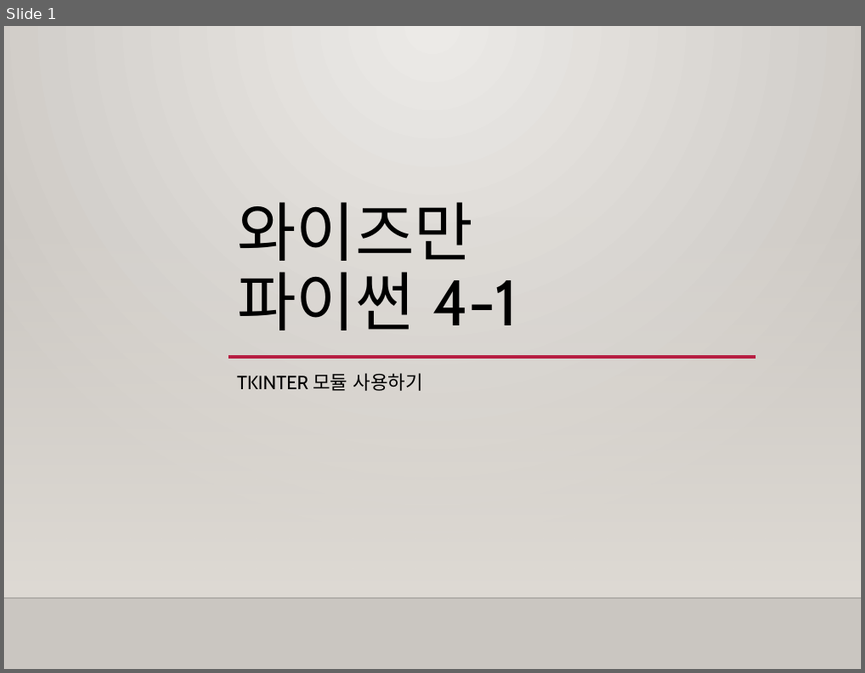
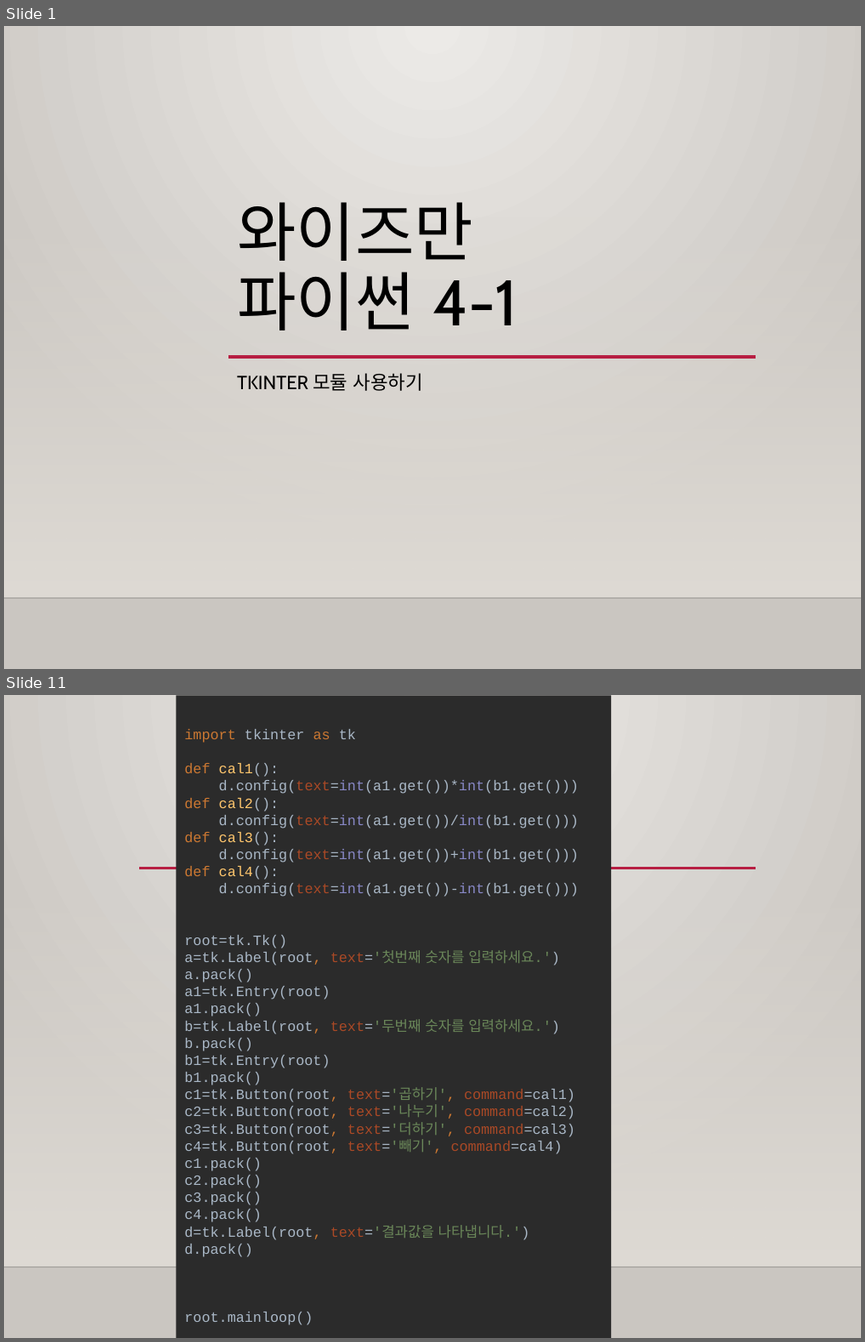
Before and after one commit to freshmea/weizman_python_class, a slide deck: textbook/파이썬4-1교시.pptx. Shown one above the other, each under a label of ours: slide 1 before the commit, slides 1 and 11 after it; the slides between them are not shown. The pictures are 865x673 and 865x1342 pixels, drawn with LibreOffice and Linux fonts; fonts in the diff are those of the drawing; background and template pictures are left out. Boxes give left, top, right and bottom in pixels: in the first picture for what was removed or moved away, otherwise in the second. Text is boxed around its words. In the diff, an @@ line names an element or a change of style, - is before the commit and + after.

```diff
--- a/textbook/파이썬4-1교시.pptx
+++ b/textbook/파이썬4-1교시.pptx
@@ slide 11 added at box(4, 695, 861, 1338), background gradient #ECEAE7 to #CAC7C1; not listed: 2 template elements that a slide beside it also shows @@
@@ rectangle added at box(177, 695, 612, 1338), fill #2B2B2B, 12 pt, text #A9B7C6 @@
+import tkinter as tk
+def cal1():
+d.config(text=int(a1.get())*int(b1.get()))
+def cal2():
+d.config(text=int(a1.get())/int(b1.get()))
+def cal3():
+d.config(text=int(a1.get())+int(b1.get()))
+def cal4():
+d.config(text=int(a1.get())-int(b1.get()))
+root=tk.Tk()
+a=tk.Label(root, text='첫번째 숫자를 입력하세요.')
+a.pack()
+a1=tk.Entry(root)
+a1.pack()
+b=tk.Label(root, text='두번째 숫자를 입력하세요.')
+b.pack()
+b1=tk.Entry(root)
+b1.pack()
+c1=tk.Button(root, text='곱하기', command=cal1)
+c2=tk.Button(root, text='나누기', command=cal2)
+c3=tk.Button(root, text='더하기', command=cal3)
+c4=tk.Button(root, text='빼기', command=cal4)
+c1.pack()
+c2.pack()
+c3.pack()
+c4.pack()
+d=tk.Label(root, text='결과값을 나타냅니다.')
+d.pack()
+root.mainloop()
@@ line added from (139, 868) to (755, 868), #B71E42 2.5 pt @@
```
Also in this commit, not shown: 2 slides changed, 7 other slides added, 7 slides removed, 3 other files.
